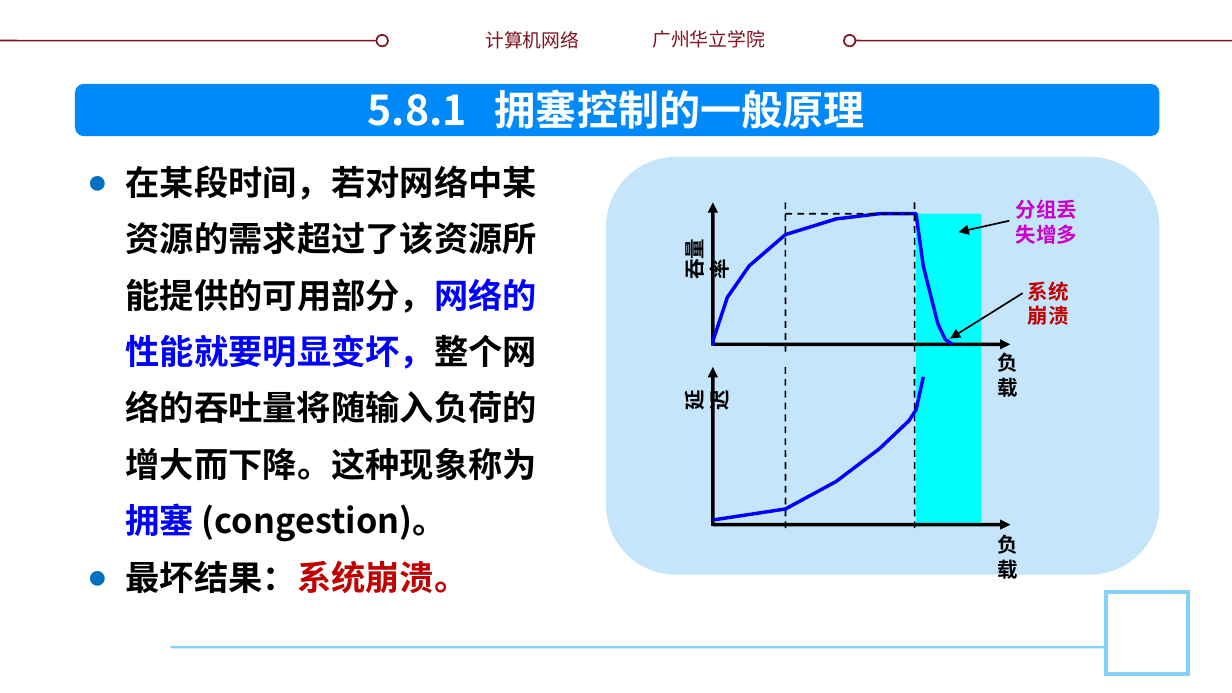
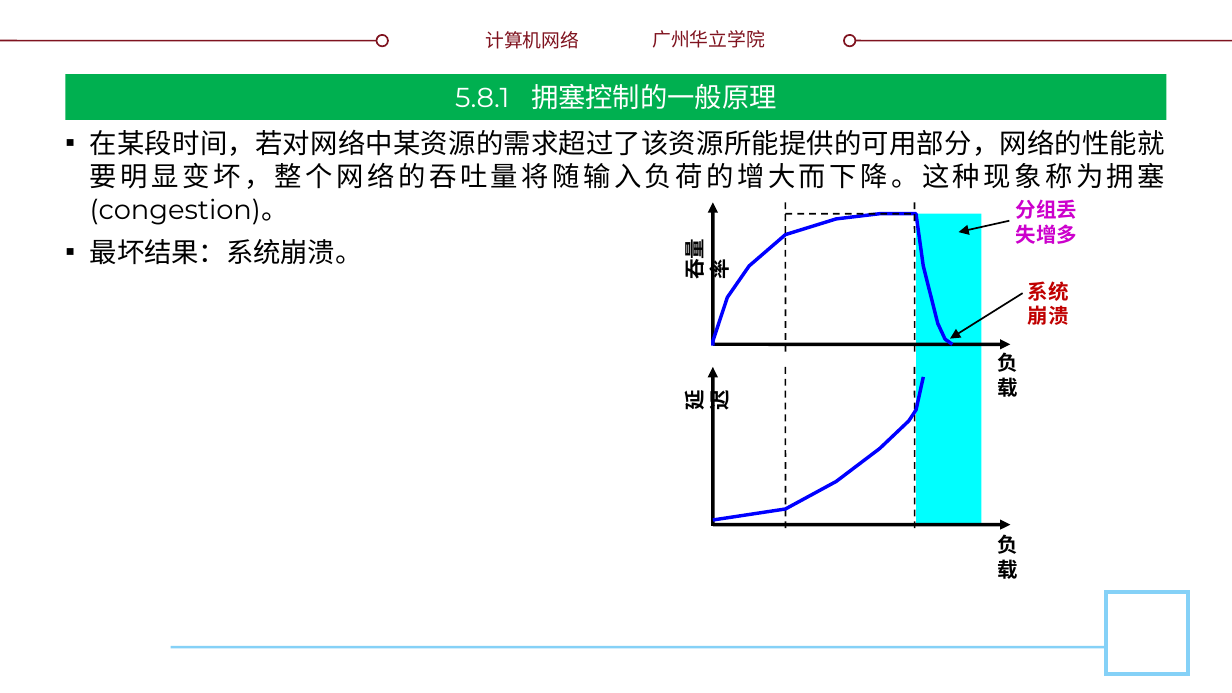
Before and after one commit to glplaman/glplaman.github.io, a slide deck: slide 134 of network/ppt/chap5.pptx. Drawn at 1232x693 pixels with LibreOffice and Linux fonts; fonts in the diff are those of the drawing; background and template pictures are left out. Boxes give left, top, right and bottom in pixels: in the first picture for what was removed or moved away, otherwise in the second. Text is boxed around its words. In the diff, an @@ line names an element or a change of style, - is before the commit and + after.

```diff
--- a/network/ppt/chap5.pptx
+++ b/network/ppt/chap5.pptx
@@ title "5.8.1 拥塞控制的一般原理": place and size @@
-title "5.8.1 拥塞控制的一般原理" at (368, 83, 865, 129)
+title "5.8.1 拥塞控制的一般原理" at (65, 74, 1167, 120)
@@ title "5.8.1 拥塞控制的一般原理" at (65, 74, 1167, 120): size 24 to 16 pt, font Noto Sans CJK SC to Montserrat, bold off; vertical alignment top to middle; fill none to #00B050 @@
@@ rounded rectangle removed at (75, 84, 1159, 137) @@
@@ text "在某段时间，若对网络中某资源的需求超过了该资源所能提供的可用部分，网络的性能就要明显变坏，整个网络的吞吐量将随输入负荷的 ...": place and size @@
-text "在某段时间，若对网络中某资源的需求超过了该资源所能提供的可用部分，网络的性能就要明显变坏，整个网络的吞吐量将随输入负荷的 ..." at (126, 165, 537, 593)
+text "在某段时间，若对网络中某资源的需求超过了该资源所能提供的可用部分，网络的性能就要明显变坏，整个网络的吞吐量将随输入负荷的 ..." at (90, 130, 1165, 225)
@@ text "在某段时间，若对网络中某资源的需求超过了该资源所能提供的可用部分，网络的性能就要明显变坏，整个网络的吞吐量将随输入负荷的 ..." at (90, 130, 1165, 225): size 20 to 16 pt, font Noto Sans CJK SC to Montserrat, bold off; text colour #0000FF to #000000 in "在某段时间，若对网络中某资源的需求超过了该资源所能提供的可用部分，网络的性能就要明显变坏，整个网络的吞吐量将随输入负荷的 ..."; text colour #C00000 to #000000 in "最坏结果：系统崩溃。"; alignment left to justified; bullet ● to ▪; line spacing 33pt to 1; more space between paragraphs @@
@@ rounded rectangle removed at (606, 156, 1159, 574) @@
```
Also in this commit, not shown: 71 other slides changed, 3 slides added, 15 other files.
